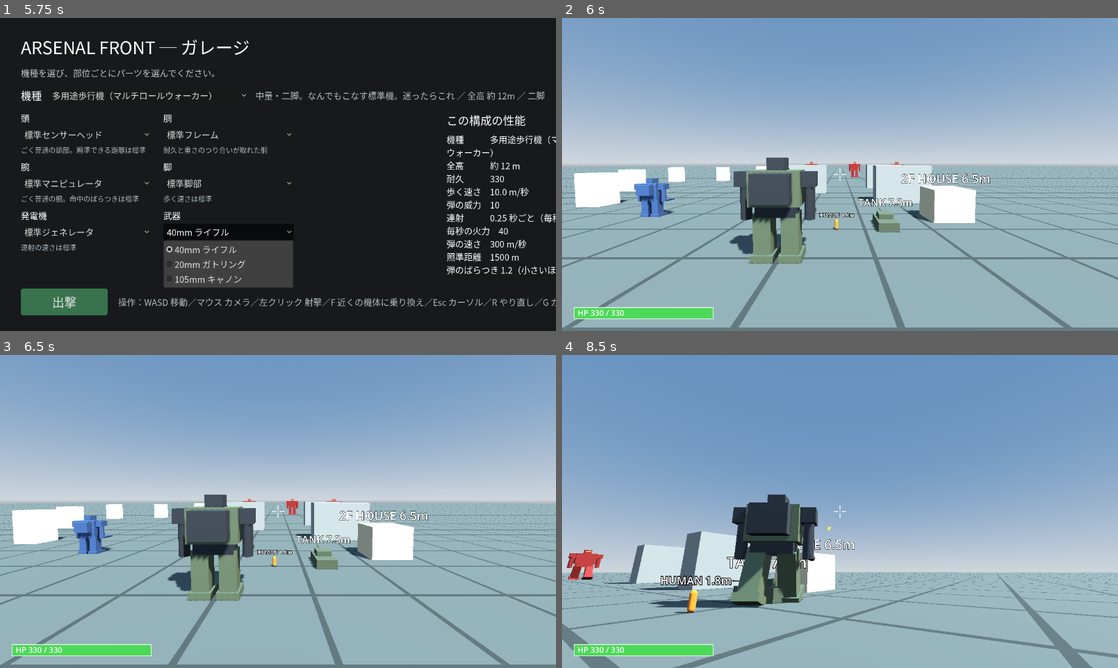
Above: before the commit, frames 1-4 (two rows, left to right).
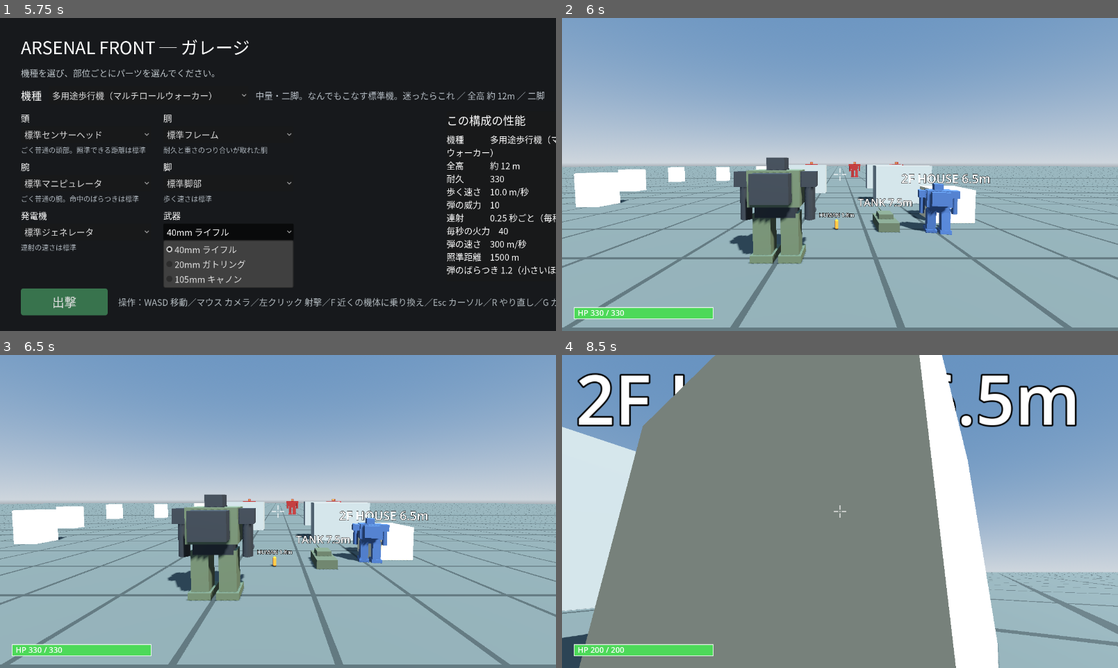
Above: after the commit, the same moments.

Repository: Sierra-117605/ARSENAL-FRONT
Game: Godot game, scene res://scenes/garage.tscn
Two runs of this game, one before a commit and one after it. Both use one fixed random seed, a clock stepped at 60 frames per second and the inputs below.
Inputs (mouse positions are in pixels of both pictures, inside the frame that each line leads up to):
- Up to frame 1 (5.75 s): click "多用途歩行機（マルチロールウォーカー）" at 0.5 s; click "標準センサーヘッド" at 1.25 s; click "標準フレーム" at 2 s; click "標準マニピュレータ" at 2.75 s; click "標準脚部" at 3.5 s; click "標準ジェネレータ" at 4.25 s; click "40mm ライフル" at 5 s
- Up to frame 2 (6 s): click "出撃" at 5.75 s
- Up to frame 3 (6.5 s): no input
- Up to frame 4 (8.5 s): tap Enter at 6.5 s; move the mouse to (867, 511) at 6.52 s; hold W (move_forward) from 6.53 s (still down); tap F (board) at 6.6, 7.55, 8.1 s; click (867, 511) at 6.8 s; move the mouse to (812, 511) at 7.27 s; click (812, 511) at 7.35 s; move the mouse to (851, 505) at 8.02 s; click (851, 505) at 8.3 s

Frame 1 is identical in both runs. In frame 2, 1.6% of the frame differs, in the area x 12-72%, y 51-70%; in frame 3, 1.3%; in frame 4, 70%, in the area x 0-100%, y 0-100%.

Commit message:
乗り換えを UNAC 方式に: 自軍機は AI が操縦、乗り込むと席を譲る。勝敗は今の乗機で判定、敵は乗機を追う
Co-Authored-By: Claude Opus 5 <noreply@anthropic.com>

Diff:
--- a/scenes/field_3d.tscn
+++ b/scenes/field_3d.tscn
@@ -81,9 +81,10 @@
 [sub_resource type="BoxMesh" id="Mesh_house"]
 size = Vector3(8, 6.5, 8)
 
-[node name="Field3D" type="Node3D" node_paths=PackedStringArray("player", "enemies_root")]
+[node name="Field3D" type="Node3D" node_paths=PackedStringArray("player", "player_occupant", "enemies_root")]
 script = ExtResource("10_battle")
 player = NodePath("Robot")
+player_occupant = NodePath("Pilot")
 enemies_root = NodePath("Enemies")
 
 [node name="WorldEnvironment" type="WorldEnvironment" parent="."]
@@ -177,11 +178,18 @@
 font_size = 128
 
 [node name="SpareRobot" parent="." instance=ExtResource("1_robot")]
-transform = Transform3D(1, 0, 0, 0, 1, 0, 0, 0, 1, -34, 0, -22)
+transform = Transform3D(1, 0, 0, 0, 1, 0, 0, 0, 1, 24, 0, -10)
 pilotable_id = "spare_01"
 machine_type = "scout_walker"
 max_hp = 200
 body_color = Color(0.25, 0.35, 0.5, 1)
+team = "player"
+
+[node name="AIPilot" type="Node" parent="SpareRobot" node_paths=PackedStringArray("start_seat")]
+script = ExtResource("9_ai")
+start_seat = NodePath("../DriverSeat")
+preferred_distance = 70.0
+fire_range = 110.0
 
 [node name="Covers" type="Node3D" parent="."]
 
@@ -199,33 +207,36 @@
 [node name="Enemy1" parent="Enemies" instance=ExtResource("1_robot")]
 transform = Transform3D(1, 0, 0, 0, 1, 0, 0, 0, 1, 20, 0, -160)
 pilotable_id = "enemy_01"
+team = "enemy"
 max_hp = 100
 body_color = Color(0.55, 0.15, 0.13, 1)
 
-[node name="AIPilot" type="Node" parent="Enemies/Enemy1" node_paths=PackedStringArray("start_seat", "chase_target")]
-script = ExtResource("9_ai")
-start_seat = NodePath("../DriverSeat")
-chase_target = NodePath("../../../Robot")
+[node name="AIPilot" type="Node" parent="Enemies/Enemy1" node_paths=PackedStringArray("start_seat", "chase_occupant")]
+script = ExtResource("9_ai")
+start_seat = NodePath("../DriverSeat")
+chase_occupant = NodePath("../../../Pilot")
 [node name="Enemy2" parent="Enemies" instance=ExtResource("1_robot")]
 transform = Transform3D(1, 0, 0, 0, 1, 0, 0, 0, 1, -15, 0, -150)
 pilotable_id = "enemy_02"
+team = "enemy"
 max_hp = 100
 body_color = Color(0.55, 0.15, 0.13, 1)
 
-[node name="AIPilot" type="Node" parent="Enemies/Enemy2" node_paths=PackedStringArray("start_seat", "chase_target")]
-script = ExtResource("9_ai")
-start_seat = NodePath("../DriverSeat")
-chase_target = NodePath("../../../Robot")
+[node name="AIPilot" type="Node" parent="Enemies/Enemy2" node_paths=PackedStringArray("start_seat", "chase_occupant")]
+script = ExtResource("9_ai")
+start_seat = NodePath("../DriverSeat")
+chase_occupant = NodePath("../../../Pilot")
 [node name="Enemy3" parent="Enemies" instance=ExtResource("1_robot")]
 transform = Transform3D(1, 0, 0, 0, 1, 0, 0, 0, 1, 48, 0, -132)
 pilotable_id = "enemy_03"
+team = "enemy"
 max_hp = 100
 body_color = Color(0.55, 0.15, 0.13, 1)
 
-[node name="AIPilot" type="Node" parent="Enemies/Enemy3" node_paths=PackedStringArray("start_seat", "chase_target")]
-script = ExtResource("9_ai")
-start_seat = NodePath("../DriverSeat")
-chase_target = NodePath("../../../Robot")
+[node name="AIPilot" type="Node" parent="Enemies/Enemy3" node_paths=PackedStringArray("start_seat", "chase_occupant")]
+script = ExtResource("9_ai")
+start_seat = NodePath("../DriverSeat")
+chase_occupant = NodePath("../../../Pilot")
 
 [node name="Pilot" type="Node" parent="." node_paths=PackedStringArray("start_seat")]
 script = ExtResource("3_occ")
--- a/scripts/action/ai_pilot.gd
+++ b/scripts/action/ai_pilot.gd
@@ -4,8 +4,10 @@
 ## プレイヤー側と同じ「乗員 → 操縦席 → 乗り物」の道を通るので、
 ## 同じ機体をプレイヤーが操縦することもできる（将来の乗り換え・味方 AI に流用できる）。
 
-## 追いかける相手
+## 追いかける相手（固定で指定する場合）
 @export var chase_target: Node3D
+## プレイヤーの乗員。指定すると「今その人が乗っている機体」を追いかける（乗り換えに追従する）
+@export var chase_occupant: Occupant
 ## この距離を保とうとする（メートル）
 @export var preferred_distance: float = 55.0
 ## この距離まで近づくと撃ち始める（メートル）
@@ -32,12 +34,14 @@
 	if vehicle == null:
 		return
 	var control := Pilotable.empty_control()
+	# 追いかける相手を決める（プレイヤーが乗り換えたら、そちらへ切り替わる）
+	var prey := _current_target()
 	# 自分か相手が倒れていたら何もしない
-	if not vehicle.is_alive() or chase_target == null or not _target_alive():
+	if not vehicle.is_alive() or prey == null or not _alive(prey):
 		send_control(control)
 		return
 
-	var to_target: Vector3 = chase_target.global_position - vehicle.global_position
+	var to_target: Vector3 = prey.global_position - vehicle.global_position
 	var flat := Vector2(to_target.x, to_target.z)
 	var distance := flat.length()
 	# 相手の方を向く
@@ -50,7 +54,7 @@
 	# 射程に入ったら撃つ
 	if distance <= fire_range:
 		control["fire"] = true
-		var aim: Vector3 = chase_target.global_position + Vector3(0.0, aim_height, 0.0) + _spread()
+		var aim: Vector3 = prey.global_position + Vector3(0.0, aim_height, 0.0) + _spread()
 		control["aim"] = {"x": aim.x, "y": aim.y, "z": aim.z}
 	send_control(control)
 
@@ -61,8 +65,40 @@
 		randf_range(-aim_spread, aim_spread))
 
 
-## 追いかける相手がまだ生きているか
-func _target_alive() -> bool:
-	if chase_target is Pilotable:
-		return (chase_target as Pilotable).is_alive()
+## 今狙うべき相手
+## 1. 指定があり、それが生きていればその相手
+## 2. いなければ、敵陣営でいちばん近い機体
+func _current_target() -> Node3D:
+	if chase_occupant != null:
+		var piloted := chase_occupant.get_vehicle()
+		if piloted != null and piloted.is_alive():
+			return piloted
+	if chase_target != null and _alive(chase_target):
+		return chase_target
+	return _nearest_enemy()
+
+
+## 敵陣営でいちばん近い機体を探す
+func _nearest_enemy() -> Pilotable:
+	var vehicle := get_vehicle()
+	if vehicle == null:
+		return null
+	var enemy_team := "enemy" if vehicle.team == "player" else "player"
+	var nearest: Pilotable = null
+	var nearest_distance := INF
+	for node in vehicle.get_tree().get_nodes_in_group("team_" + enemy_team):
+		var other := node as Pilotable
+		if other == null or not other.is_alive():
+			continue
+		var distance := vehicle.global_position.distance_to(other.global_position)
+		if distance < nearest_distance:
+			nearest = other
+			nearest_distance = distance
+	return nearest
+
+
+## その相手がまだ生きているか
+func _alive(node: Node3D) -> bool:
+	if node is Pilotable:
+		return (node as Pilotable).is_alive()
 	return true
--- a/scripts/action/battle.gd
+++ b/scripts/action/battle.gd
@@ -2,8 +2,10 @@
 extends Node3D
 ## 戦闘の進行役。自機が壊れたら「撃破」、敵を全部壊したら「勝利」を表示し、R キーでやり直す。
 
-## プレイヤーの機体
+## プレイヤーの機体（開始時。乗り換えると自動で切り替わる）
 @export var player: Pilotable
+## プレイヤーの乗員。これが乗っている機体が壊れたら負け
+@export var player_occupant: Occupant
 ## 敵をまとめている入れ物
 @export var enemies_root: Node3D
 
@@ -20,10 +22,20 @@
 
 func _ready() -> void:
 	InputActions.ensure_registered()
-	if player != null:
+	if player != null and player_occupant == null:
+		# 乗員が指定されていない時だけ、開始時の機体で判定する
 		player.destroyed.connect(_on_player_destroyed)
 	for enemy in _enemies():
 		enemy.destroyed.connect(_on_enemy_destroyed.bind(enemy))
+
+
+func _physics_process(_delta: float) -> void:
+	# 乗り換えに対応するため、今乗っている機体が壊れたかを毎回見る
+	if outcome != "" or player_occupant == null:
+		return
+	var current := player_occupant.get_vehicle()
+	if current != null and not current.is_alive():
+		_finish("lose")
 
 
 func _unhandled_input(event: InputEvent) -> void:
--- a/scripts/action/pilotable.gd
+++ b/scripts/action/pilotable.gd
@@ -8,6 +8,8 @@
 @export var pilotable_id: String = ""
 ## 耐久の最大値（0 になると撃破）
 @export var max_hp: int = 300
+## 陣営（"player" = 自軍 / "enemy" = 敵軍）。狙う相手を決めるのに使う
+@export var team: String = "player"
 
 ## 今の耐久
 var hp: int = 0
@@ -42,6 +44,7 @@
 func _ready() -> void:
 	hp = max_hp
 	add_to_group("pilotable")  # 乗り換え先を探すときに使う
+	add_to_group("team_" + team)  # 陣営ごとの検索用
 
 
 ## 弾などが当たった時に呼ばれる（Bullet から）
--- a/scripts/action/player_input.gd
+++ b/scripts/action/player_input.gd
@@ -111,15 +111,17 @@
 		if distance > best_distance:
 			continue
 		for seat in other.get_seats():
-			if seat.is_driver and seat.occupant == null:
+			# 空席、または AI が操縦している自軍機なら乗り込める
+			var takeable: bool = seat.occupant == null or (seat.occupant is AIPilot and other.team == current.team)
+			if seat.is_driver and takeable:
 				best_seat = seat
 				best_distance = distance
 	if best_seat == null:
 		return false
-	# 今の席を降りて、新しい席に座る
+	# 今の席を降りて（AI が控えていれば AI に返す）、新しい席に乗り込む
 	if occupant.seat != null:
-		occupant.seat.leave()
-	best_seat.sit(occupant)
+		occupant.seat.release_to_ai()
+	best_seat.take_over(occupant)
 	var new_vehicle := best_seat.get_vehicle()
 	# カメラと耐久バーの見る相手も切り替える
 	if camera_rig != null:
--- a/scripts/action/seat.gd
+++ b/scripts/action/seat.gd
@@ -8,6 +8,8 @@
 
 ## 今座っている乗員（空席なら null）
 var occupant: Occupant = null
+## プレイヤーが乗り込む前に座っていた AI 乗員（降りたら戻す）
+var ai_backup: Occupant = null
 
 
 ## この席が付いている乗り物を返す
@@ -34,6 +36,26 @@
 		vehicle.apply_control(Pilotable.empty_control())
 
 
+## プレイヤーがこの席を引き継ぐ（AI が座っていたら席を譲る）
+func take_over(new_occupant: Occupant) -> void:
+	if occupant != null and occupant != new_occupant:
+		ai_backup = occupant
+		occupant.seat = null
+	occupant = new_occupant
+	new_occupant.seat = self
+
+
+## プレイヤーが降りた後、AI 乗員に席を返す（AI がいなければ空席のまま）
+func release_to_ai() -> void:
+	var vehicle := get_vehicle()
+	occupant = ai_backup
+	ai_backup = null
+	if occupant != null:
+		occupant.seat = self
+	elif is_driver and vehicle != null:
+		vehicle.apply_control(Pilotable.empty_control())
+
+
 ## 乗員からの操縦入力を乗り物へ渡す（運転手席のみ）
 func relay_control(control: Dictionary) -> void:
 	var vehicle := get_vehicle()
--- a/tests/test_n1_4_fire.gd
+++ b/tests/test_n1_4_fire.gd
@@ -93,10 +93,11 @@
 	hits_at_release = wall.get("hits")
 
 
+## 自機が撃った弾だけを数える（味方 AI の弾は数えない）
 func _bullets() -> Array:
 	var list := []
 	for child in field.get_children():
-		if child is Bullet:
+		if child is Bullet and (child as Bullet).shooter_rid == robot.get_rid():
 			list.append(child)
 	return list
 
--- /dev/null
+++ b/tests/test_n4_3b_switch_rules.gd
@@ -0,0 +1,61 @@
+extends SceneTree
+## 乗り換えに合わせた勝敗・敵の狙いの確認。
+##
+## 確かめること：
+##  1. 予備機に乗り換えた後、置いてきた元の機体が壊されてもゲームオーバーにならない
+##  2. 敵は「今プレイヤーが乗っている機体」を狙う（乗り換えに追従する）
+##  3. 今乗っている機体が壊れたら「撃破（負け）」になる
+##
+## 実行：Godot_console.exe --headless --path . --script res://tests/test_n4_3b_switch_rules.gd
+
+var field: Node
+var battle: Battle
+var robot: Robot
+var spare: Robot
+var input: PlayerInput
+var enemy_pilot: AIPilot
+var frame := 0
+var failed := false
+
+
+func _initialize() -> void:
+	field = load("res://scenes/field_3d.tscn").instantiate()
+	root.add_child(field)
+	battle = field
+	robot = field.get_node("Robot")
+	robot.use_saved_loadout = false
+	spare = field.get_node("SpareRobot")
+	input = field.get_node("PlayerInput")
+	enemy_pilot = field.get_node("Enemies/Enemy1/AIPilot")
+
+
+func _physics_process(_delta: float) -> bool:
+	frame += 1
+	match frame:
+		10:
+			_report(enemy_pilot._current_target() == robot, "最初は敵がプレイヤー機を狙う")
+			spare.global_position = robot.global_position + Vector3(20, 0, 0)
+		15:
+			_report(input.try_board_nearby(), "予備機に乗り換えた")
+			_report(enemy_pilot._current_target() == spare, "敵の狙いが乗り換え先に変わる")
+		20:
+			# 1：置いてきた元の機体を壊す
+			robot.take_hit(10000)
+		25:
+			_report(not robot.is_alive(), "置いてきた機体は壊れた")
+			_report(battle.outcome == "", "乗り捨てた機体が壊れてもゲームオーバーにならない")
+			_report(enemy_pilot._current_target() == spare, "敵は今の機体を狙い続ける")
+		30:
+			# 3：今乗っている機体を壊す
+			spare.take_hit(10000)
+		35:
+			_report(battle.outcome == "lose", "今乗っている機体が壊れたら撃破（結果 %s）" % battle.outcome)
+			print("RESULT: ", "FAIL" if failed else "PASS")
+			return true
+	return false
+
+
+func _report(ok: bool, msg: String) -> void:
+	print("[", "OK" if ok else "NG", "] ", msg)
+	if not ok:
+		failed = true
--- /dev/null
+++ b/tests/test_n4_3c_ai_ally.gd
@@ -0,0 +1,76 @@
+extends SceneTree
+## 自分が乗っていない味方機を AI が動かす仕組みの確認（ACVD の UNAC 方式）。
+##
+## 確かめること：
+##  1. 味方機（予備機）には AI 乗員が座っていて、自分で敵を探して戦う
+##  2. 味方 AI は敵陣営を狙い、敵 AI は自軍を狙う（同士討ちしない）
+##  3. プレイヤーが味方機に乗り込むと、AI は席を譲る（操作はプレイヤーのものになる）
+##  4. プレイヤーが別の機体へ移ると、置いていった機体の AI が操縦を再開する
+##  5. 敵は「今プレイヤーが乗っている機体」を優先して狙う
+##
+## 実行：Godot_console.exe --headless --path . --script res://tests/test_n4_3c_ai_ally.gd
+
+var field: Node
+var robot: Robot
+var spare: Robot
+var input: PlayerInput
+var pilot: Occupant
+var ally_ai: AIPilot
+var enemy_ai: AIPilot
+var spare_seat: Seat
+var frame := 0
+var failed := false
+
+
+func _initialize() -> void:
+	field = load("res://scenes/field_3d.tscn").instantiate()
+	root.add_child(field)
+	robot = field.get_node("Robot")
+	robot.use_saved_loadout = false
+	spare = field.get_node("SpareRobot")
+	input = field.get_node("PlayerInput")
+	pilot = field.get_node("Pilot")
+	ally_ai = field.get_node("SpareRobot/AIPilot")
+	enemy_ai = field.get_node("Enemies/Enemy1/AIPilot")
+	spare_seat = field.get_node("SpareRobot/DriverSeat")
+
+
+func _physics_process(_delta: float) -> bool:
+	frame += 1
+	match frame:
+		10:
+			_report(spare.team == "player" and field.get_node("Enemies/Enemy1").team == "enemy",
+				"味方機と敵機に陣営が設定されている")
+			_report(spare_seat.occupant == ally_ai, "味方機には AI 乗員が座っている")
+			var ally_target := ally_ai._current_target()
+			_report(ally_target != null and (ally_target as Pilotable).team == "enemy",
+				"味方 AI は敵を狙う (%s)" % [ally_target.name if ally_target != null else "なし"])
+			_report(enemy_ai._current_target() == robot, "敵はプレイヤー機を狙う")
+		40:
+			# 味方 AI が自分で動いているか（少し前に出ているはず）
+			_report(spare.control["move_z"] != 0.0 or spare.control["fire"],
+				"味方 AI が自分で動く・撃つ (前後 %.1f / 射撃 %s)" % [spare.control["move_z"], spare.control["fire"]])
+			spare.global_position = robot.global_position + Vector3(20, 0, 0)
+		45:
+			# 3：AI が乗っている味方機に乗り込む
+			_report(input.try_board_nearby(), "AI が乗っている味方機にも乗り込める")
+			_report(spare_seat.occupant == pilot, "操縦席がプレイヤーのものになる")
+			_report(spare_seat.ai_backup == ally_ai, "AI 乗員は席を譲って控えている")
+			_report(enemy_ai._current_target() == spare, "敵の狙いも乗り換え先に移る")
+		50:
+			# 4：元の機体へ戻る
+			_report(input.try_board_nearby(), "元の機体に戻れる")
+			_report(spare_seat.occupant == ally_ai, "置いていった機体は AI が操縦を再開する")
+			_report(spare_seat.ai_backup == null, "控えの記録が消えている")
+		80:
+			_report(spare.control["move_z"] != 0.0 or spare.control["fire"],
+				"AI に戻した味方機がまた自分で戦っている")
+			print("RESULT: ", "FAIL" if failed else "PASS")
+			return true
+	return false
+
+
+func _report(ok: bool, msg: String) -> void:
+	print("[", "OK" if ok else "NG", "] ", msg)
+	if not ok:
+		failed = true
Not shown, added: tests/test_n4_3b_switch_rules.gd.uid
Not shown, added: tests/test_n4_3c_ai_ally.gd.uid
Not shown, changed: KNOWLEDGE.md
Not shown, changed: SPEC.md
Not shown, changed: TODO.md
